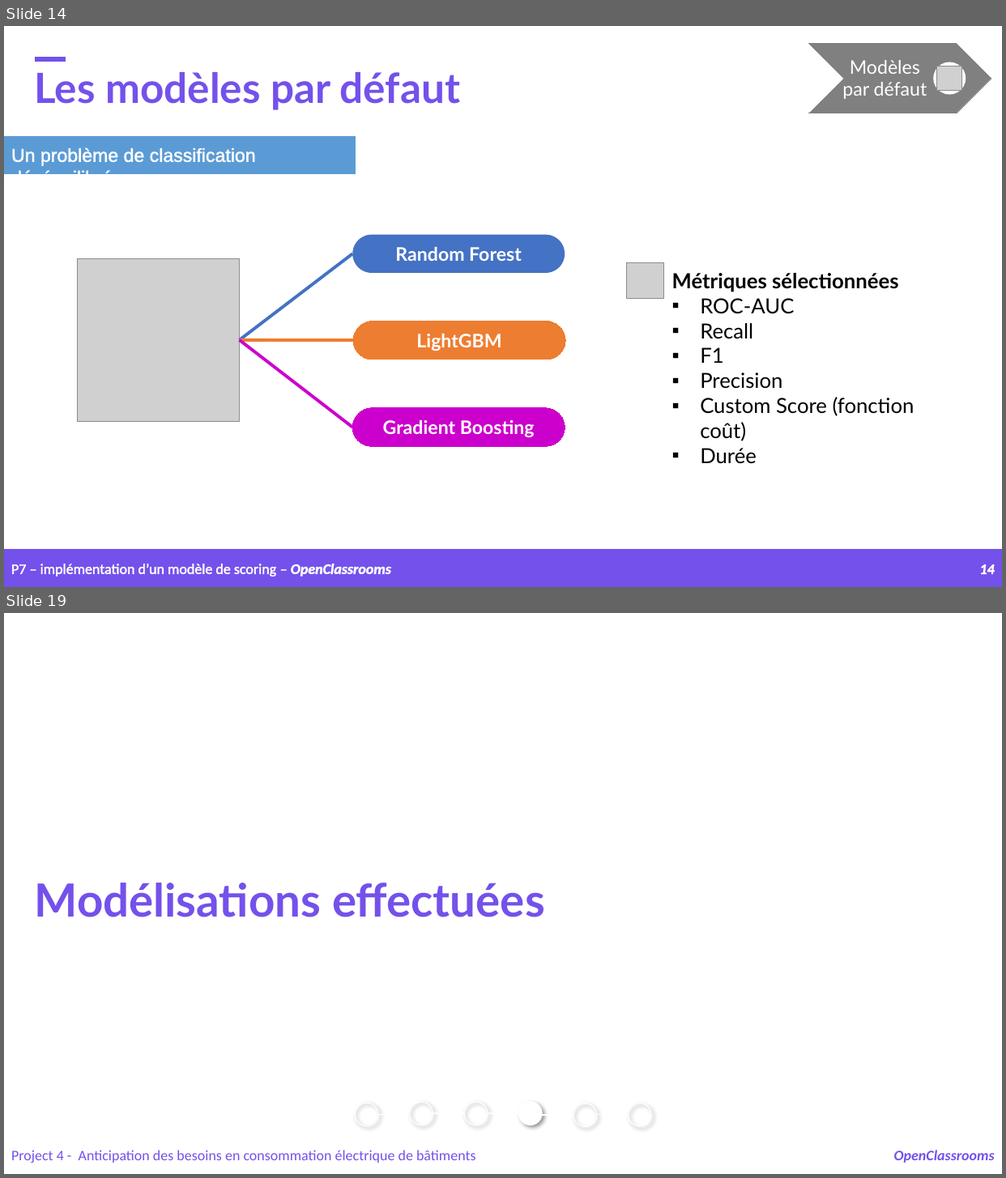
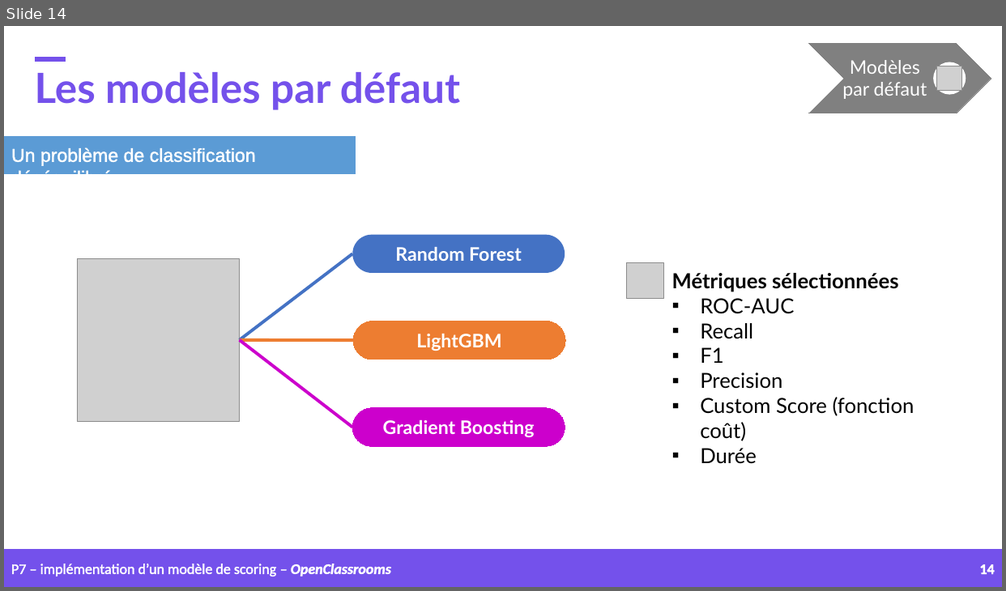
Before and after one commit to samirhinojosa/OC-P7-IMPLEMENT-A-SCORING-MODEL, a slide deck: supports/P7_presentation_final_v3.pptx. Shown one above the other, each under a label of ours: slides 14 and 19 before the commit, slide 14 after it; the slides between them are not shown. The pictures are 1006x1178 and 1006x591 pixels, drawn with LibreOffice and Linux fonts; fonts in the diff are those of the drawing; grey boxes stand for pictures; background and template pictures are left out. Boxes give left, top, right and bottom in pixels: in the first picture for what was removed or moved away, otherwise in the second. Text is boxed around its words. In the diff, an @@ line names an element or a change of style, - is before the commit and + after.

```diff
--- a/supports/P7_presentation_final_v3.pptx
+++ b/supports/P7_presentation_final_v3.pptx
@@ slide 19 removed at (4,613,1002,1174), background picture (left out) @@
@@ text removed at (27,802,595,869) @@
-4.
@@ rectangle removed at (27,869,809,936) @@
-Modélisations effectuées
@@ ellipse removed at (355,1103,378,1127) @@
@@ line removed from (378, 1114) to (410, 1114) @@
@@ ellipse removed at (410,1102,433,1125) @@
@@ line removed from (433, 1114) to (464, 1114) @@
@@ ellipse removed at (464,1102,488,1125) @@
@@ line removed from (488, 1114) to (519, 1114) @@
@@ ellipse removed at (519,1102,543,1125) @@
@@ line removed from (543, 1115) to (573, 1115) @@
@@ ellipse removed at (573,1104,597,1127) @@
@@ line removed from (597, 1115) to (629, 1115) @@
@@ ellipse removed at (629,1103,651,1127) @@
@@ rectangle removed at (4,1137,1002,1174) @@
@@ line removed from (428, 1137) to (428, 1137) @@
@@ text removed at (11,1150,476,1163) @@
-Project 4 - Anticipation des besoins en consommation électrique de bâtiments
@@ text removed at (894,1150,995,1163) @@
-OpenClassrooms
```
Also in this commit, not shown: 10 slides changed, 3 slides added, 13 other slides removed, 3 other files.
